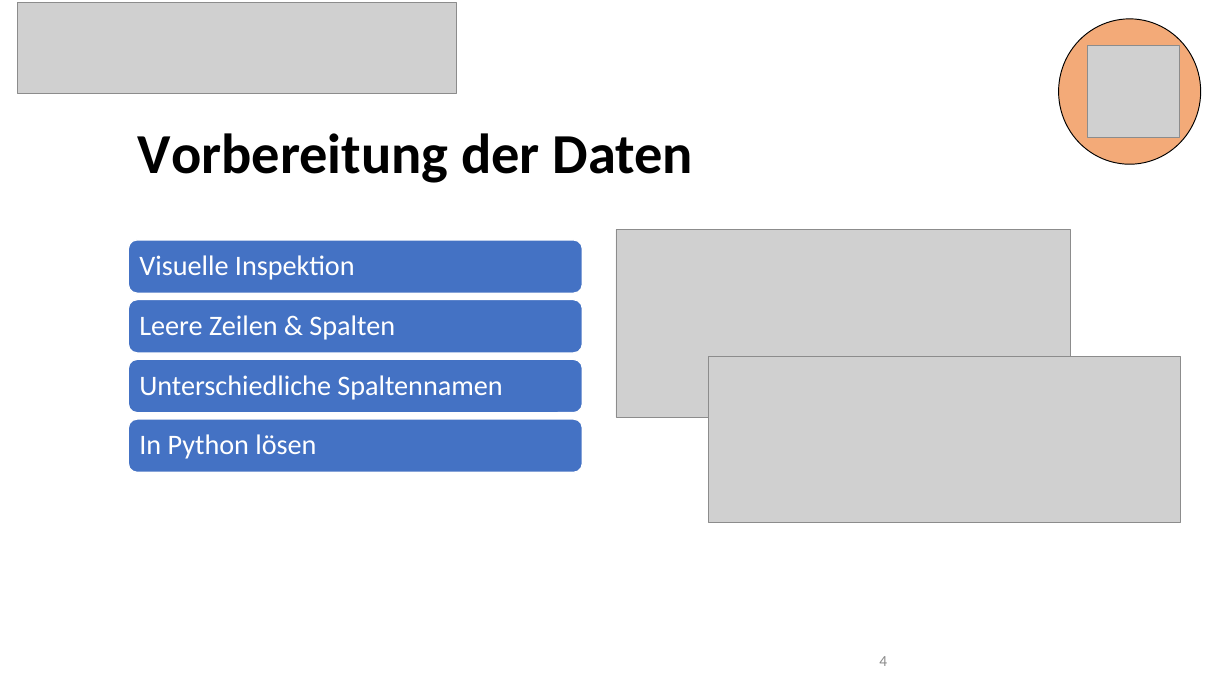
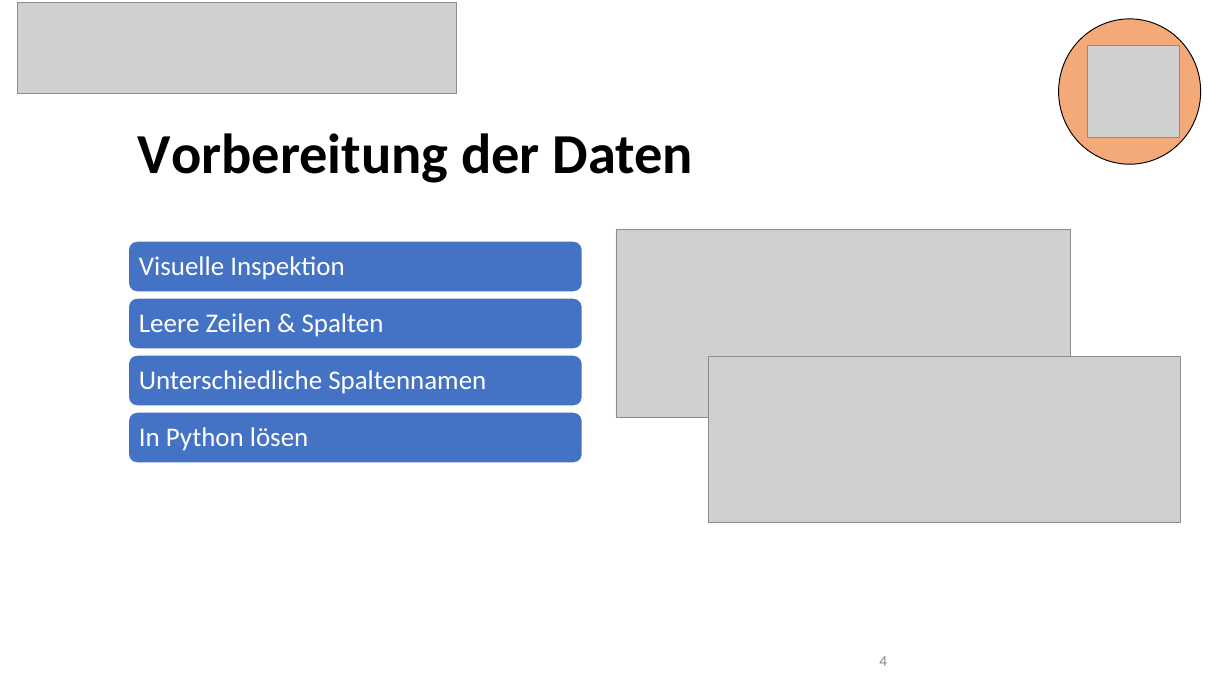
Before and after one commit to 7ben18/FHNW_Steinschlagrisiko, a slide deck: slide 4 of Praesentation/Steinschlagrisiko_Präsentation.pptx. Drawn at 1232x693 pixels with LibreOffice and Linux fonts; fonts in the diff are those of the drawing; grey boxes stand for pictures. Boxes give left, top, right and bottom in pixels: in the first picture for what was removed or moved away, otherwise in the second. Text is boxed around its words. In the diff, an @@ line names an element or a change of style, - is before the commit and + after.

```diff
--- a/Praesentation/Steinschlagrisiko_Präsentation.pptx
+++ b/Praesentation/Steinschlagrisiko_Präsentation.pptx
@@ rounded rectangle: place and size @@
-rounded rectangle at (128,299,582,353)
+rounded rectangle at (128,299,582,349)
@@ rounded rectangle: place and size @@
-rounded rectangle at (128,360,582,413)
+rounded rectangle at (128,355,582,406)
@@ rounded rectangle: place and size @@
-rounded rectangle at (128,420,582,473)
+rounded rectangle at (128,412,582,463)
@@ size 22 to 21 pt in 4 elements at (139,256,344,280), (139,313,384,337), (139,370,486,394), (139,427,308,451) @@
```
Also in this commit, not shown: 14 other slides changed.
